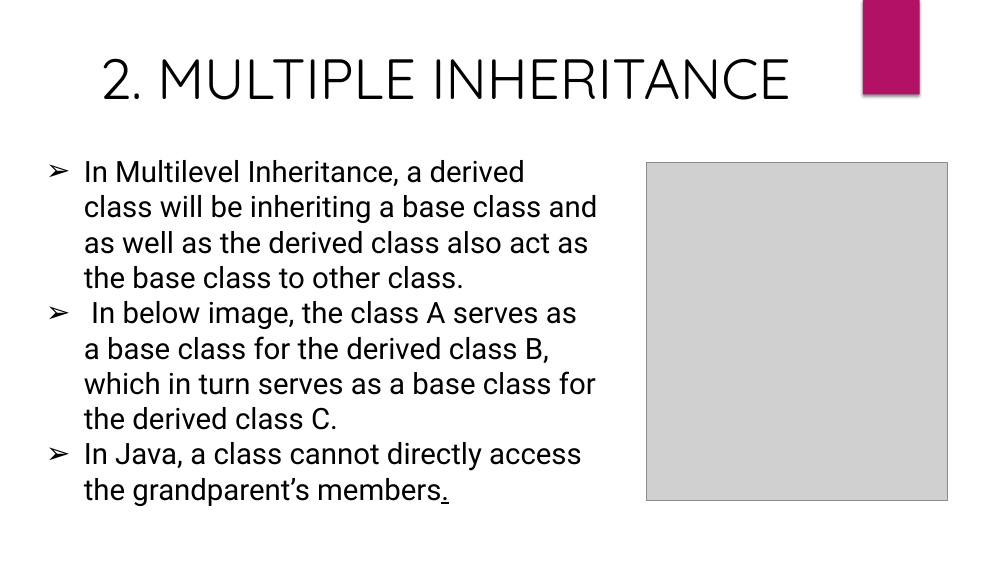
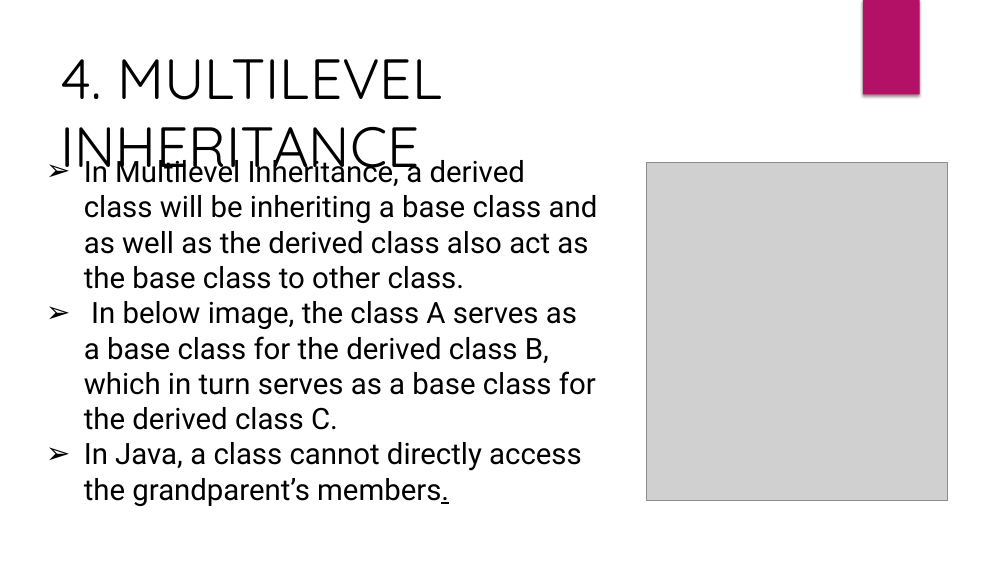
Before and after one commit to AshishVerma2711/Team, a slide deck: slide 9 of Inheritance.pptx (slide 6 before the commit). Drawn at 1008x567 pixels with LibreOffice and Linux fonts; fonts in the diff are those of the drawing; grey boxes stand for pictures. Boxes give left, top, right and bottom in pixels: in the first picture for what was removed or moved away, otherwise in the second. Text is boxed around its words. In the diff, an @@ line names an element or a change of style, - is before the commit and + after.

```diff
--- a/Inheritance.pptx
+++ b/Inheritance.pptx
@@ text at [60,59,442,182]: text changed @@
-2. MULTIPLE INHERITANCE
+4. MULTILEVEL INHERITANCE
```
Also in this commit, not shown: 1 other slide changed, 5 slides added, 4 slides removed.
